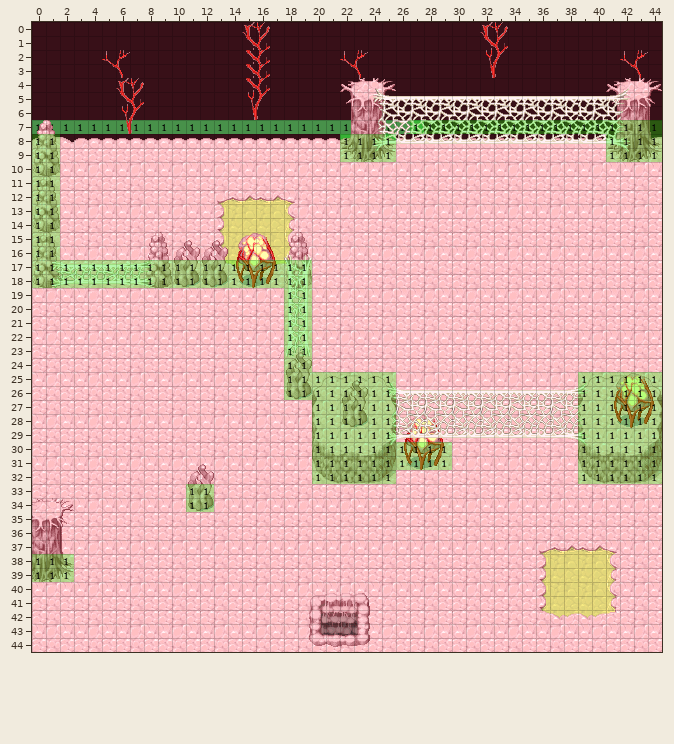
A Tiled map gets an edit: Resources/iphone/scenes/body.tmx. That is the earlier state.
Cells are 16x16 px. Shown: x 0..44, y 0..44.
New version:
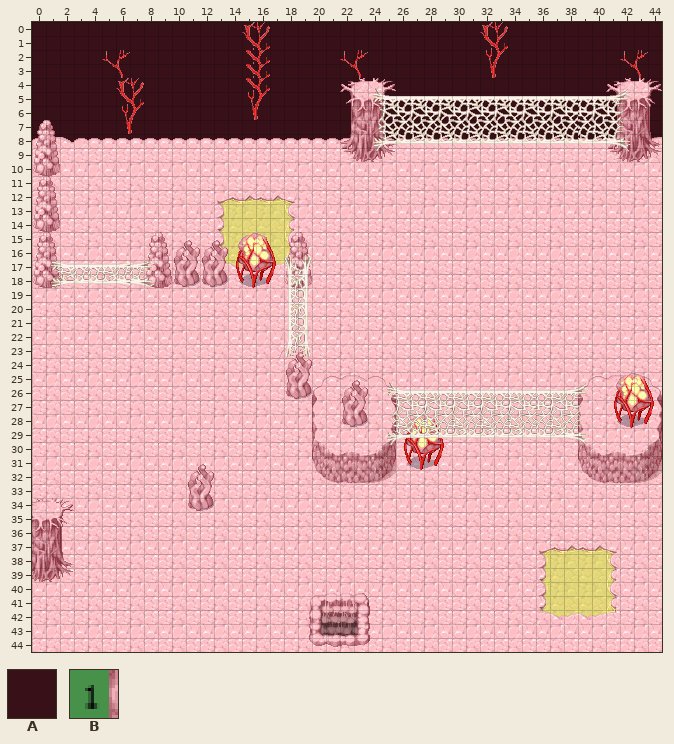
Key: from "049-InnerBody01": A 215; from "barrier-mask4": B 0.
_ is an empty cell.
See-through tiles are keyed as they look on the map.
Difference:
Layer "background":
The edit turns tile B into tile A in row 7 at x 0 to 22 and 25 to 27; in row 8 at x 22 and 25.
Layer "meta" (removed):
The author cleared tile B in row 7 at x 27 to 44; in rows 8 to 9 at x 0 to 1, 22 to 25 and 41 to 44; in rows 10 to 16 at x 0 to 1; in rows 17 to 18 at x 0 to 19; in rows 19 to 24 at x 18 to 19; in rows 25 to 26 at x 18 to 25 and 39 to 44.
The author cleared tile B in rows 27 to 29 at x 20 to 25 and 39 to 44; in rows 30 to 31 at x 20 to 29 and 39 to 44; in row 32 at x 20 to 25 and 39 to 44; in rows 33 to 34 at x 11 to 12; in rows 38 to 39 at x 0 to 2.
